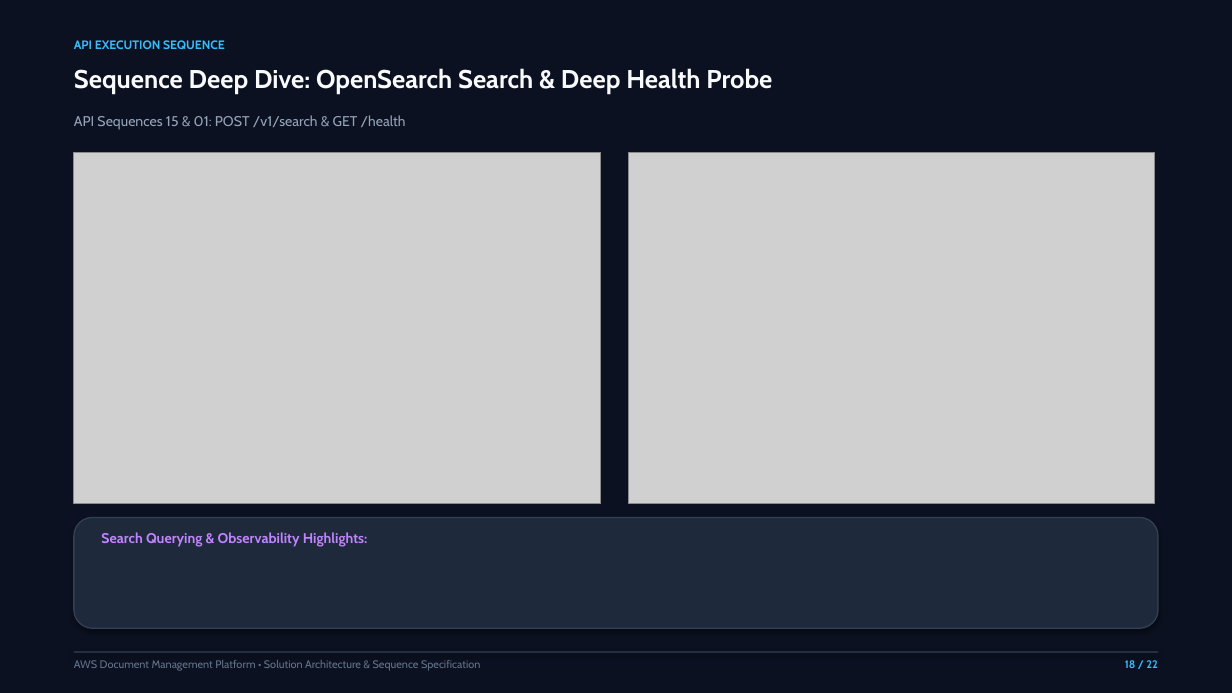
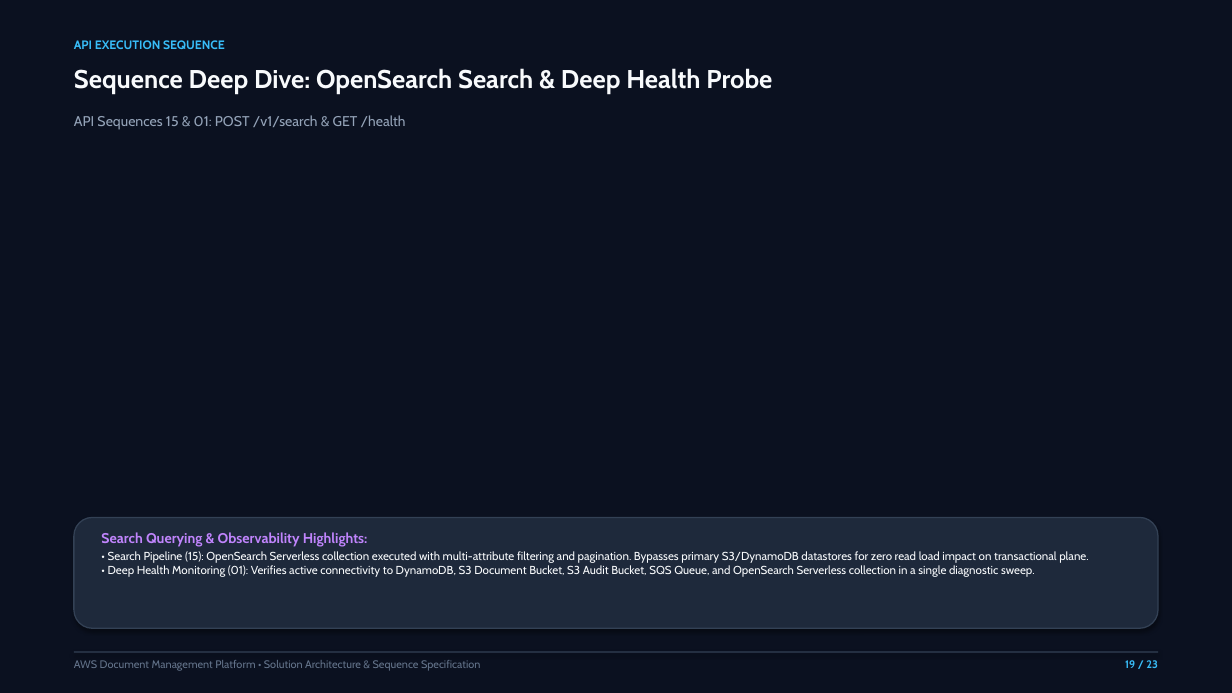
Before and after one commit to peydan/aws-doc-management-system, a slide deck: slide 19 of presentations/AWS_Document_Management_Platform_Architecture.pptx (slide 18 before the commit). Drawn at 1232x693 pixels with LibreOffice and Linux fonts; fonts in the diff are those of the drawing; grey boxes stand for pictures. Boxes give left, top, right and bottom in pixels: in the first picture for what was removed or moved away, otherwise in the second. Text is boxed around its words. In the diff, an @@ line names an element or a change of style, - is before the commit and + after.

```diff
--- a/presentations/AWS_Document_Management_Platform_Architecture.pptx
+++ b/presentations/AWS_Document_Management_Platform_Architecture.pptx
@@ picture removed at [74, 152, 601, 504] @@
@@ picture removed at [628, 152, 1155, 504] @@
@@ text at [108, 551, 1088, 577]: paragraph added @@
+• Search Pipeline (15): OpenSearch Serverless collection executed with multi-attribute filtering and pagination. Bypasses primary S3/DynamoDB datastores for zero read load impact on transactional plane.
+• Deep Health Monitoring (01): Verifies active connectivity to DynamoDB, S3 Document Bucket, S3 Audit Bucket, SQS Queue, and OpenSearch Serverless collection in a single diagnostic sweep.
@@ text at [1125, 660, 1158, 668]: text changed @@
-18 / 22
+19 / 23
```
Also in this commit, not shown: 21 other slides changed, 1 slide added, 7 other files.
